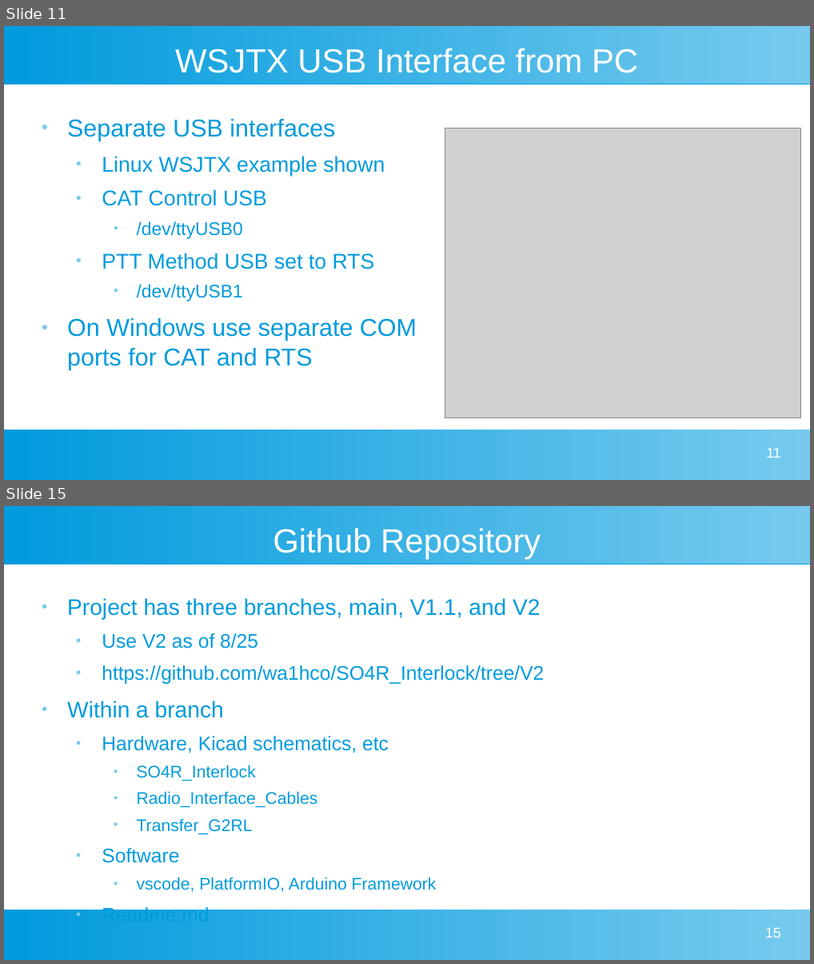
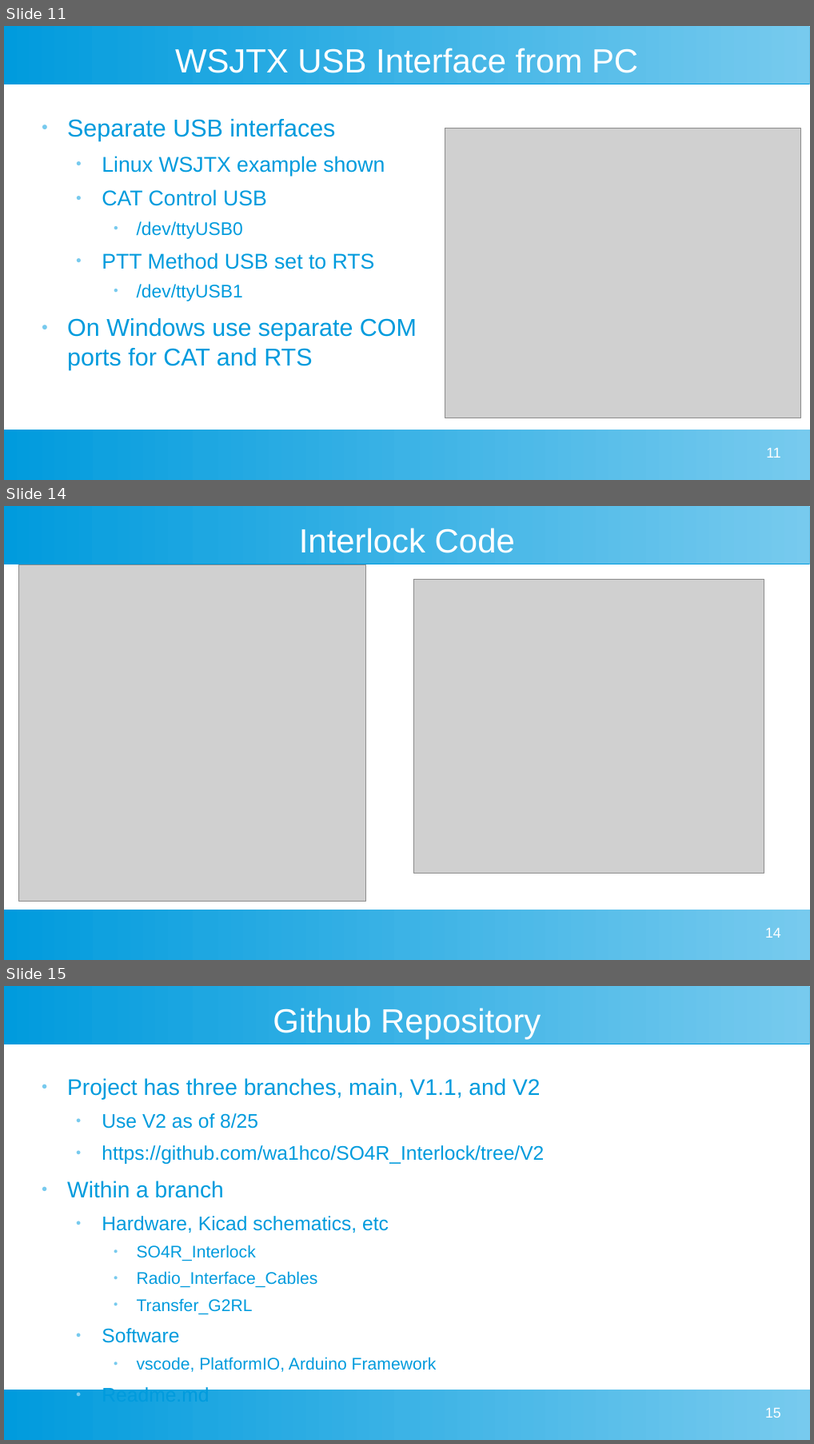
Before and after one commit to wa1hco/SO4R_Interlock, a slide deck: SO4R_Interlock.odp. Shown one above the other, each under a label of ours: slides 11 and 15 before the commit, slides 11, 14 and 15 after it; the slides between them are not shown. The pictures are 814x964 and 814x1444 pixels, drawn with LibreOffice and Linux fonts; fonts in the diff are those of the drawing; grey boxes stand for pictures. Boxes give left, top, right and bottom in pixels: in the first picture for what was removed or moved away, otherwise in the second. Text is boxed around its words. In the diff, an @@ line names an element or a change of style, - is before the commit and + after.

```diff
--- a/SO4R_Interlock.odp
+++ b/SO4R_Interlock.odp
@@ slide 14 added at [4, 506, 810, 960], background #FFFFFF; not listed: 2 template elements that a slide beside it also shows @@
@@ title added at [299, 528, 515, 553], 33 pt, text #FFFFFF @@
+Interlock Code
@@ picture added at [18, 564, 366, 901] @@
@@ picture added at [414, 579, 765, 872] @@
@@ page number added at [766, 928, 782, 937], 14 pt, text #FFFFFF @@
+14
```
Also in this commit, not shown: 8 slides changed, 1 slide removed, 2 other files.
